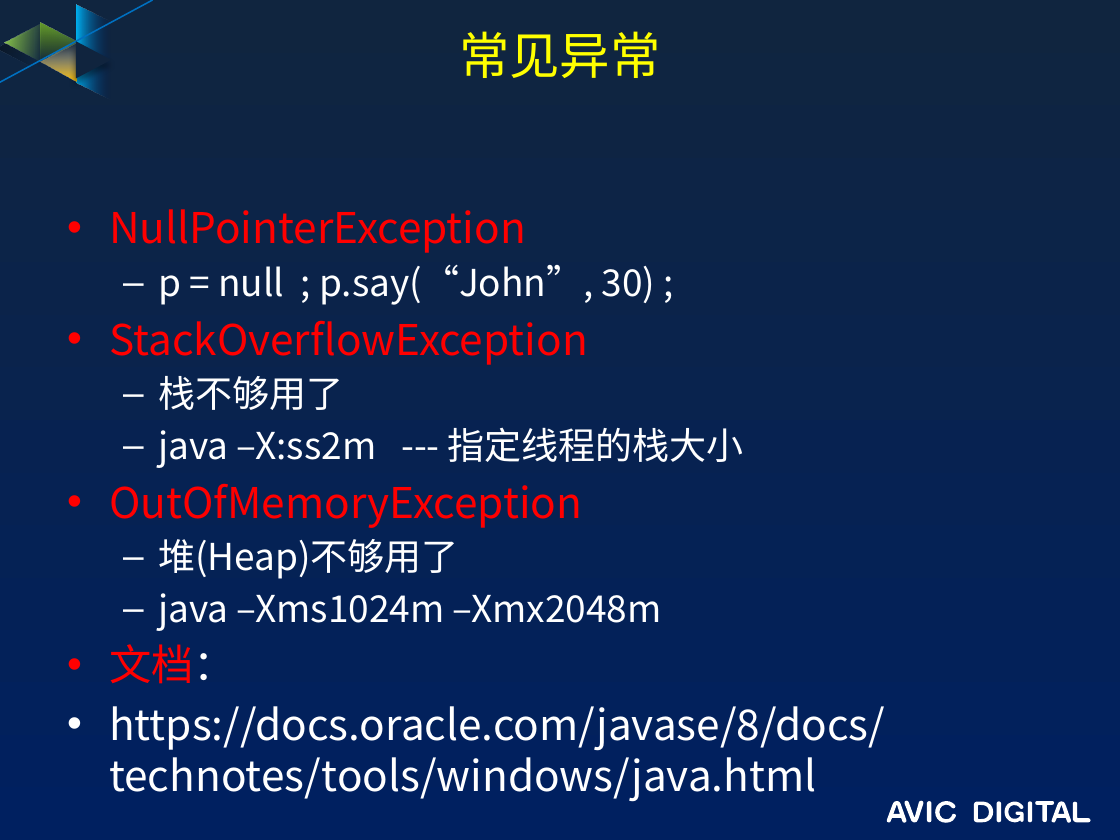
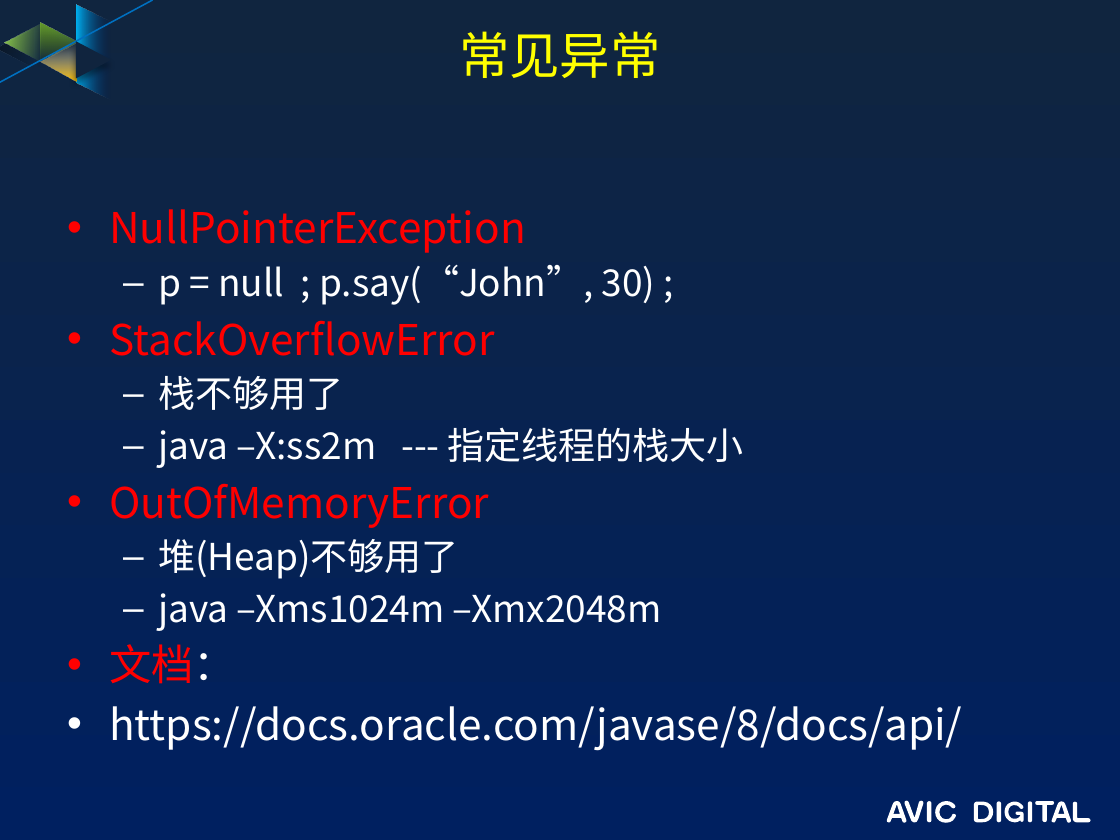
Before and after one commit to guofengzh/java-way, a slide deck: slide 11 of java/docs/02-java-类.pptx. Drawn at 1120x840 pixels with LibreOffice and Linux fonts; fonts in the diff are those of the drawing; background and template pictures are left out. Boxes give left, top, right and bottom in pixels: in the first picture for what was removed or moved away, otherwise in the second. Text is boxed around its words. In the diff, an @@ line names an element or a change of style, - is before the commit and + after.

```diff
--- a/java/docs/02-java-类.pptx
+++ b/java/docs/02-java-类.pptx
@@ text at box(109, 320, 495, 356): text changed @@
-• StackOverflowException
+• StackOverflowError
@@ text at box(109, 483, 489, 528): text changed @@
-• OutOfMemoryException
+• OutOfMemoryError
@@ text at box(109, 706, 962, 750): text changed @@
-• https://docs.oracle.com/javase/8/docs/technotes/tools/windows/java.html
+• https://docs.oracle.com/javase/8/docs/api/
```
Also in this commit, not shown: 8 other files.
